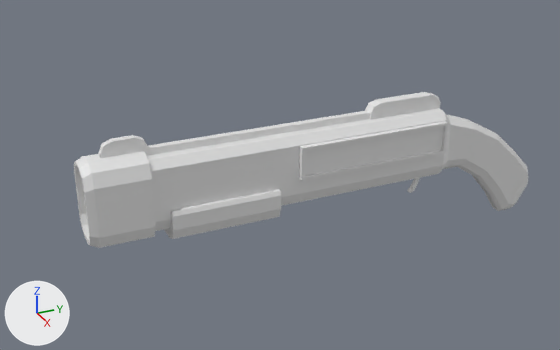
Two versions of the Blender file Assets/Models/Guns/LP-12.blend, one commit apart.
Rendered twice from a camera (50 mm lens) standing at (1.056, -0.69, 0.502) and looking at (-0.033, -0.2, -0.042). The axes (+X, +Y, +Z) are drawn at lower left. The lights are the same throughout.

Before the edit, the objects in view are built like this:
```python
me_cube_002 = bpy.data.meshes.new('Cube.002')
me_cube_002.from_pydata(...)  # 204 vertices, 121 faces, 46 loose edges; spans x 0.0..0.046, y -0.684..0.155, z -0.161..0.105
# faces by material slot: [119, 2]
me_cube_002.materials.append(mat_material)  # its picture is missing
me_cube_002.materials.append(mat_material_001)  # white #e7e7e7
me_cube_003 = bpy.data.meshes.new('Cube.003')
me_cube_003.from_pydata(...)  # 14 vertices, 8 faces; spans x 0.0..0.045, y -0.089..0.089, z -0.028..0.028
me_cube_003.materials.append(mat_material)  # its picture is missing
me_cube_005 = bpy.data.meshes.new('Cube.005')
me_cube_005.from_pydata(...)  # 42 vertices, 32 faces; spans x 0.0..0.0038, y -0.023..0.0073, z -0.0331..0.0058
me_cube_005.materials.append(mat_material)  # its picture is missing
ob_cube = bpy.data.objects.new('Cube', me_cube_002)
ob_cube.location = (0.0, 0.148, -0.024)
_m = ob_cube.modifiers.new('Mirror', 'MIRROR')
_m.use_clip = True
ob_cube_001 = bpy.data.objects.new('Cube.001', me_cube_003)
ob_cube_001.parent = ob_cube
ob_cube_001.matrix_parent_inverse = Matrix(((1.0, 0.0, 0.0, 0.0), (0.0, 1.0, 0.0, -0.148), (0.0, 0.0, 1.0, 0.0242), (0.0, 0.0, 0.0, 1.0)))
ob_cube_001.location = (0.0, -0.322, -0.0603)
_m = ob_cube_001.modifiers.new('Mirror', 'MIRROR')
_m.use_clip = True
ob_cube_003 = bpy.data.objects.new('Cube.003', me_cube_005)
ob_cube_003.parent = ob_cube
ob_cube_003.matrix_parent_inverse = Matrix(((1.0, 0.0, 0.0, 0.0), (0.0, 1.0, 0.0, -0.148), (0.0, 0.0, 1.0, 0.0242), (0.0, 0.0, 0.0, 1.0)))
ob_cube_003.location = (0.00095, 0.0551, -0.0719)
ob_cube_003.rotation_euler = (0.154, 0.0, 0.0)  # degrees (8.8, 0, 0)
_m = ob_cube_003.modifiers.new('Mirror', 'MIRROR')
_m.use_clip = True
```
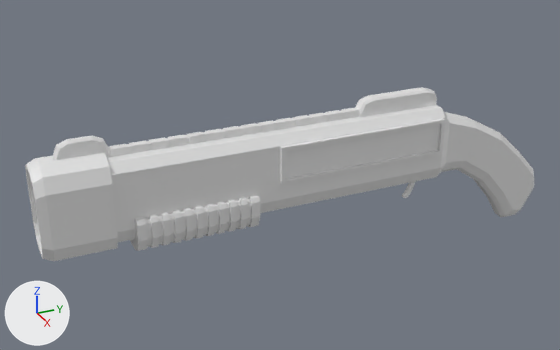
What differs and where, as boxes (x1, y1, x2, y2) in the pictures (560 x 350 px; the box of a moved part takes in the faces that stretch with it):
'Cube', reshaped (12% wider, 11% taller)
    before: (74, 92, 528, 248)
    after: (25, 87, 534, 261)
'Cube.001', moved
    before: (165, 189, 281, 239)
    after: (130, 195, 260, 251)
'Cube.003', moved
    before: (407, 178, 420, 193)
    after: (402, 182, 415, 198)
part 1 of me_cube_002, moved or reshaped
    before: (299, 121, 448, 181)
    after: (280, 119, 445, 184)
part 2 of me_cube_002, rebuilt (12% wider, 12% taller)
    before: (147, 109, 528, 231)
    after: (107, 105, 534, 242)
part 3 of me_cube_002, rebuilt (12% wider, 10% taller)
    before: (98, 92, 441, 158)
    after: (53, 87, 437, 160)
part 4 of me_cube_002, added
    after: (25, 153, 118, 261)
part 5 of me_cube_002, deleted
    before: (74, 151, 156, 248)

The change, as a list of edits to the scene's bpy script:
```text
Change me_cube_002:
    used by ob_cube; location = (0.0, 0.148, -0.024)
    remove me_cube_002.from_pydata(...)  # 204 vertices, 121 faces, 46 loose edges; spans x 0.0..0.046, y -0.684..0.155, z -0.161..0.105
    add me_cube_002.from_pydata(...)  # 382 vertices, 291 faces; spans x 0.0..0.046, y -0.752..0.17, z -0.177..0.115
    me_cube_002 part 1: the loose piece of 16 vertices spanning x 0.036..0.046, y -0.346..-0.071, z 0.004..0.06 is scaled about its middle by 1.1, then moved by (-0.001, -0.021, 0.003)
    me_cube_002 part 2: the loose piece of 68 vertices spanning x 0.0..0.035, y -0.588..0.155, z -0.161..0.074 is rebuilt with 68 vertices and now spans x 0.0..0.039, y -0.647..0.17, z -0.177..0.081
    me_cube_002 part 3: the loose piece of 34 vertices spanning x 0.0..0.01, y -0.651..-0.065, z 0.073..0.105 is rebuilt with 258 vertices and now spans x 0.0..0.011, y -0.716..-0.071, z 0.08..0.115
    me_cube_002 part 4: a new loose piece of 40 vertices spanning x 0.0..0.046, y -0.752..-0.645, z -0.063..0.09
    me_cube_002 part 5: 60 vertices removed from x 0.0..0.042, y -0.684..-0.579, z -0.057..0.105
Change ob_cube_001:
    ob_cube_001.location: (0.0, -0.322, -0.0603) -> (0.0, -0.369, -0.0639)
Change ob_cube_003:
    ob_cube_003.location: (0.00095, 0.0551, -0.0719) -> (0.00105, 0.0457, -0.0766)
```
